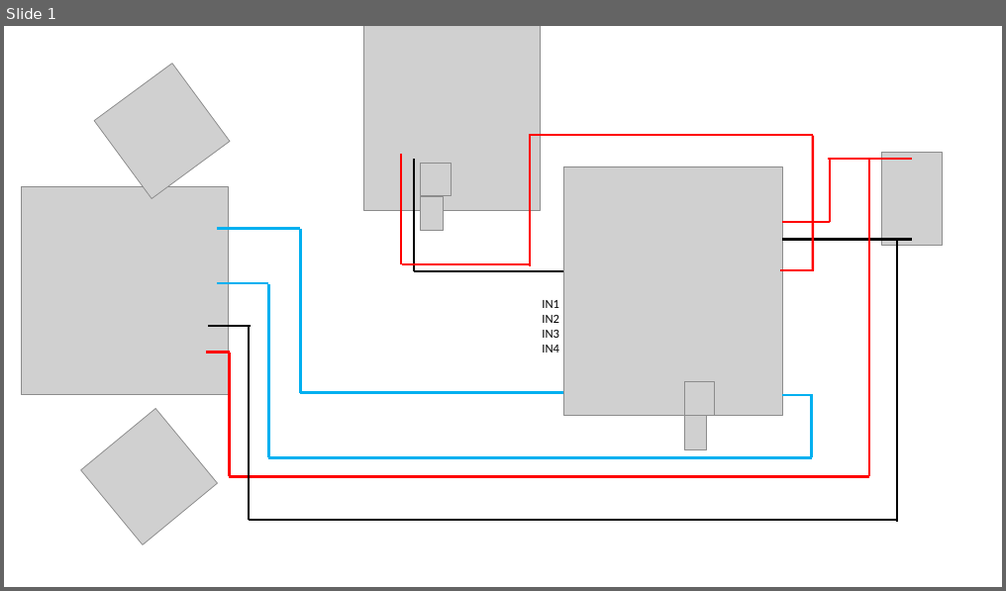
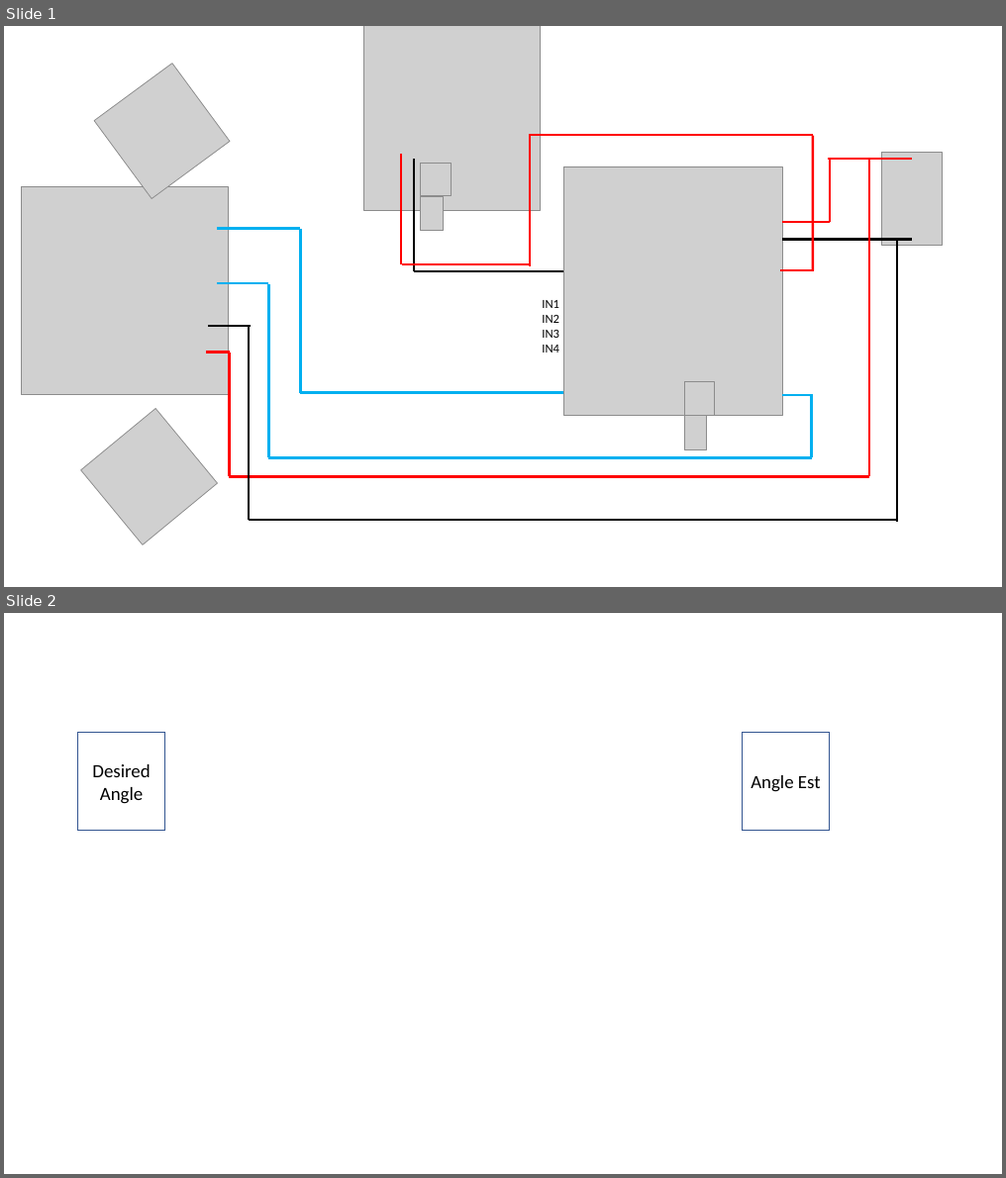
Before and after one commit to coldSunset/ArduinoProjects, a slide deck: Self-Balancing Robot/iteration_1/control.pptx. Shown one above the other, each under a label of ours: slide 1 before the commit, slides 1 and 2 after it. The pictures are 1006x591 and 1006x1178 pixels, drawn with LibreOffice and Linux fonts; fonts in the diff are those of the drawing; grey boxes stand for pictures. Boxes give left, top, right and bottom in pixels: in the first picture for what was removed or moved away, otherwise in the second. Text is boxed around its words. In the diff, an @@ line names an element or a change of style, - is before the commit and + after.

```diff
--- a/Self-Balancing Robot/iteration_1/control.pptx
+++ b/Self-Balancing Robot/iteration_1/control.pptx
@@ slide 2 added at [4,613,1002,1174], background #FFFFFF @@
@@ rectangle added at [77,733,165,831], outline #325491 1 pt, 18 pt, text #000000 @@
+Desired Angle
@@ rectangle added at [743,733,830,831], outline #325491 1 pt, 18 pt, text #000000 @@
+Angle Est
```
Also in this commit, not shown: 1 other file.
